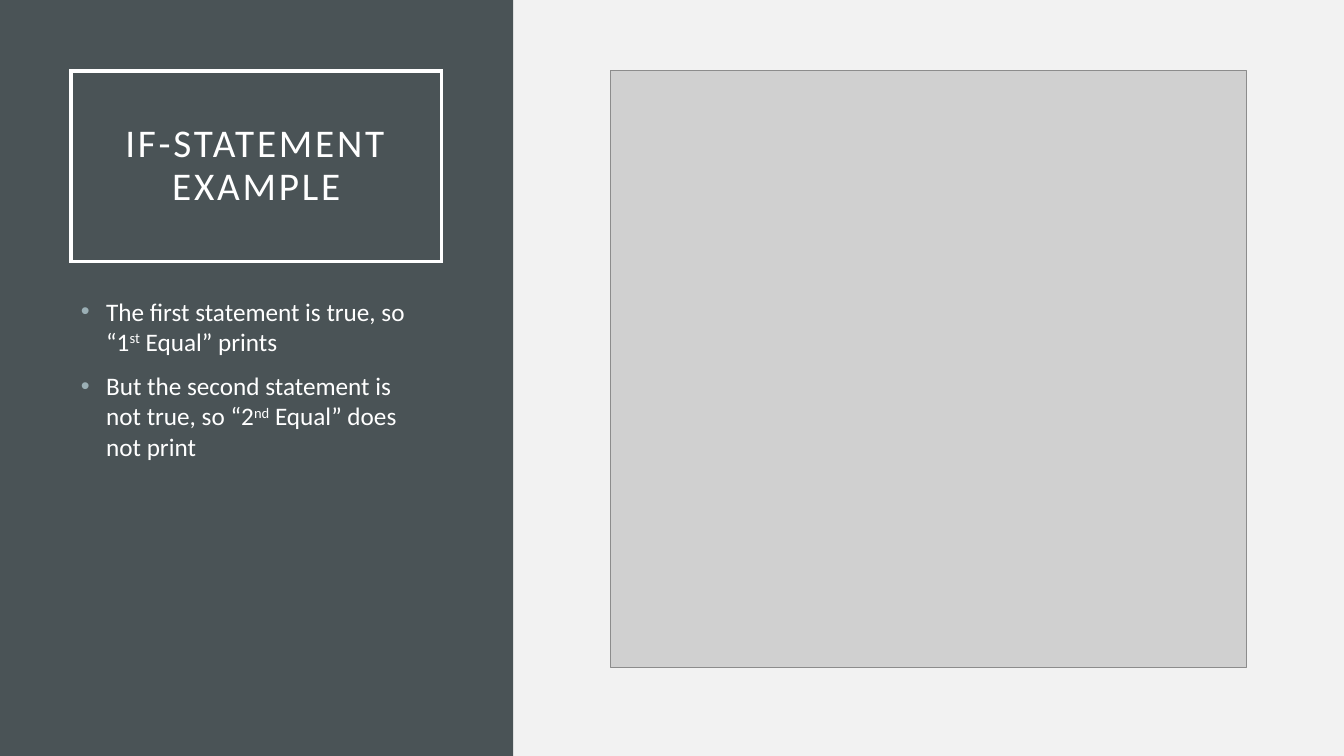
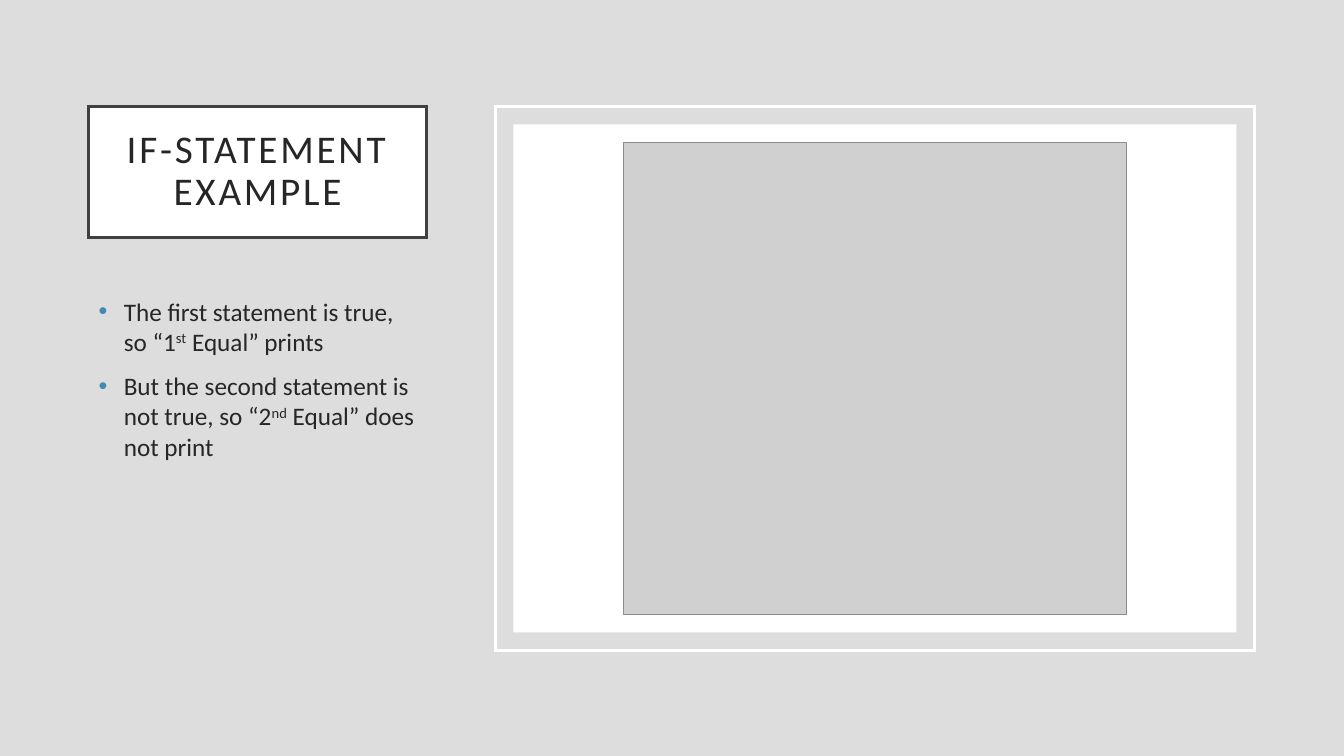
Before and after one commit to rsera/Junior-Knights, a slide deck: slide 11 of Python Lesson 4 If Statement.pptx (slide 9 before the commit). Drawn at 1344x756 pixels with LibreOffice and Linux fonts; fonts in the diff are those of the drawing; grey boxes stand for pictures. Boxes give left, top, right and bottom in pixels: in the first picture for what was removed or moved away, otherwise in the second. Text is boxed around its words. In the diff, an @@ line names an element or a change of style, - is before the commit and + after.

```diff
--- a/Python Lesson 4 If Statement.pptx
+++ b/Python Lesson 4 If Statement.pptx
@@ background #F2F2F2 to #DDDDDD @@
@@ rectangle removed at box(0, 0, 513, 756) @@
@@ title "IF-STATEMENT EXAMPLE": place and size @@
-title "IF-STATEMENT EXAMPLE" at box(71, 71, 442, 261)
+title "IF-STATEMENT EXAMPLE" at box(89, 106, 426, 237)
@@ title "IF-STATEMENT EXAMPLE" at box(89, 106, 426, 237): text colour #FFFFFF to #262626; fill none to #FFFFFF; outline #FFFFFF 2.5 pt to #404040 2.5 pt @@
@@ rectangle added at box(495, 106, 1254, 650), outline #FFFFFF 2.5 pt @@
@@ rectangle added at box(513, 124, 1236, 632), fill #FFFFFF @@
@@ picture: place and size @@
-picture at box(611, 71, 1247, 667)
+picture at box(623, 142, 1126, 614)
@@ text "The first statement is true, ...": place and size @@
-text "The first statement is true, ..." at box(106, 303, 404, 460)
+text "The first statement is true, ..." at box(124, 303, 414, 460)
@@ text "The first statement is true, ..." at box(124, 303, 414, 460): text colour #FFFFFF to #262626; bullet colour #9BAFB5 to #418AB3 @@
```
Also in this commit, not shown: 14 other slides changed, 3 slides added, 2 other files.
